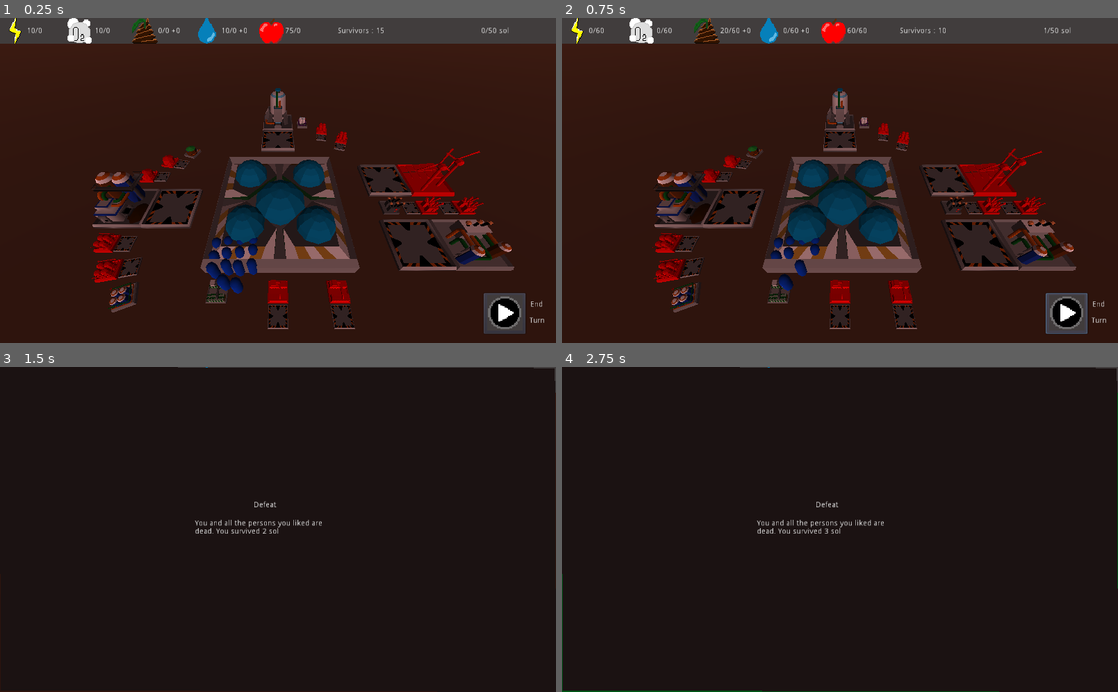
Above: before the commit, frames 1-4 (two rows, left to right).
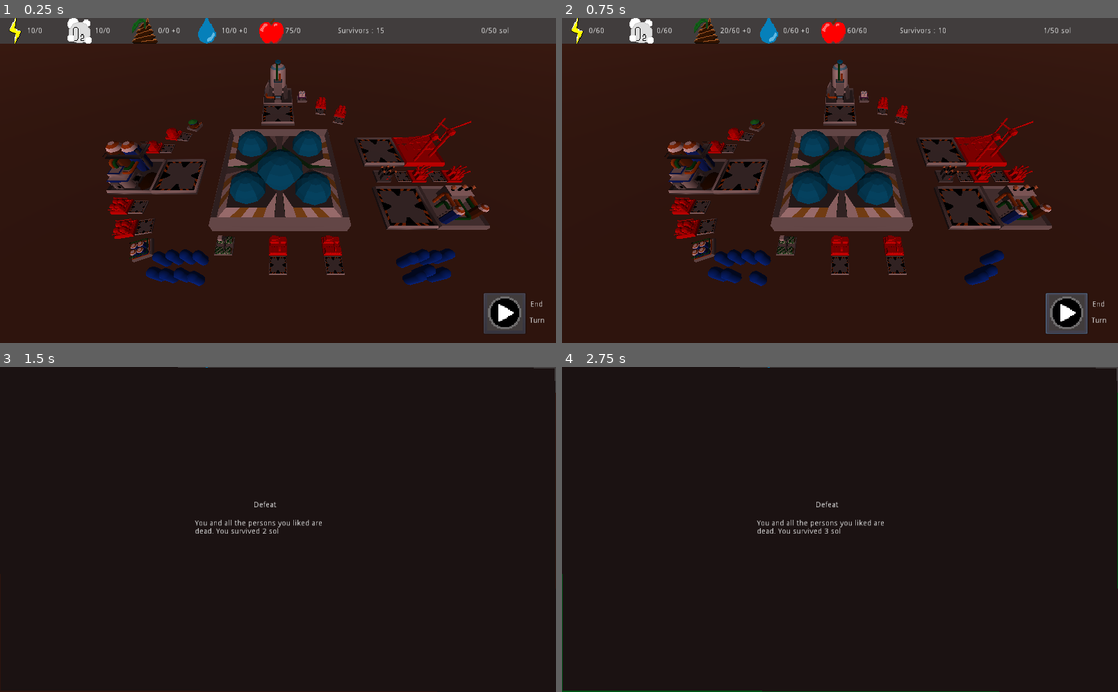
Above: after the commit, the same moments.

Repository: AngryCyboot/LD52
Game: Godot game, scene res://Scènes/Scene principale.tscn
The game is run twice, just before and just after one commit, with the same random seed, the same clock (stepped at 60 frames per second) and the same inputs.
Inputs (mouse positions are in pixels of both pictures, inside the frame that each line leads up to):
- Up to frame 1 (0.25 s): no input
- Up to frame 2 (0.75 s): click (1067, 313) at 0.5 s
- Up to frame 3 (1.5 s): tap Enter at 1.25 s; move the mouse to (400, 513) at 1.27 s; hold D from 1.28 s (still down); tap I at 1.35 s; click (400, 513) at 1.42 s
- Up to frame 4 (2.75 s): tap Space at 2 s; move the mouse to (728, 545) at 2.02 s; release D at 2.03 s; hold A from 2.03 s (still down); tap Tab at 2.1 s

The runs differ from the first frame. In frame 1, 21% of the frame differs, in the area x 16-93%, y 12-96%; in frame 2, 20%; in frame 3, less than 0.1%; in frame 4, less than 0.1%.

Commit message:
Change colons place
- colons moved
- Camera moved

Diff:
--- a/GodotFiles/Scènes/Scene principale.tscn
+++ b/GodotFiles/Scènes/Scene principale.tscn
@@ -11,7 +11,7 @@
 script = ExtResource( 3 )
 
 [node name="Camera" type="Camera" parent="."]
-transform = Transform( 1, 0, 0, 0, 0.668079, 0.74409, 0, -0.74409, 0.668079, 0, 21.672, 27.3269 )
+transform = Transform( 1, 0, 0, 0, 0.598408, 0.801191, 0, -0.801191, 0.598408, 0, 21.672, 29.8136 )
 fov = 81.5625
 script = ExtResource( 6 )
 
@@ -23,51 +23,52 @@
 light_energy = 0.56
 
 [node name="Survivors" type="Spatial" parent="."]
+transform = Transform( 1, 0, 0, 0, 1, 0, 0, 0, 1, -5.21373, 1.90735e-06, 3.45197 )
 
 [node name="Survivant" parent="Survivors" instance=ExtResource( 2 )]
-transform = Transform( 1, 0, 0, 0, 1, 0, 0, 0, 1, -2.60425, 0, 19.5884 )
+transform = Transform( 1, 0, 0, 0, 1, 0, 0, 0, 1, -2.60425, 0, 23.071 )
 
 [node name="Survivant2" parent="Survivors" instance=ExtResource( 2 )]
-transform = Transform( 1, 0, 0, 0, 1, 0, 0, 0, 1, -3.94114, 0, 21.1761 )
+transform = Transform( 1, 0, 0, 0, 1, 0, 0, 0, 1, 20.6667, 0, 21.1761 )
 
 [node name="Survivant3" parent="Survivors" instance=ExtResource( 2 )]
-transform = Transform( 1, 0, 0, 0, 1, 0, 0, 0, 1, -5.27109, 0, 18.6925 )
+transform = Transform( 1, 0, 0, 0, 1, 0, 0, 0, 1, -5.27109, 0, 21.127 )
 
 [node name="Survivant4" parent="Survivors" instance=ExtResource( 2 )]
-transform = Transform( 1, 0, 0, 0, 1, 0, 0, 0, 1, -6.48841, 0, 18.8778 )
+transform = Transform( 1, 0, 0, 0, 1, 0, 0, 0, 1, -6.48841, 0, 21.3076 )
 
 [node name="Survivant5" parent="Survivors" instance=ExtResource( 2 )]
-transform = Transform( 1, 0, 0, 0, 1, 0, 0, 0, 1, -2.64481, 0, 18.5911 )
+transform = Transform( 1, 0, 0, 0, 1, 0, 0, 0, 1, -2.64481, 0, 21.1941 )
 
 [node name="Survivant6" parent="Survivors" instance=ExtResource( 2 )]
-transform = Transform( 1, 0, 0, 0, 1, 0, 0, 0, 1, -3.94114, 0, 18.6698 )
+transform = Transform( 1, 0, 0, 0, 1, 0, 0, 0, 1, -3.94114, 0, 21.0996 )
 
 [node name="Survivant7" parent="Survivors" instance=ExtResource( 2 )]
-transform = Transform( 1, 0, 0, 0, 1, 0, 0, 0, 1, -5.27109, 0, 19.8991 )
+transform = Transform( 1, 0, 0, 0, 1, 0, 0, 0, 1, -5.27109, 0, 22.8295 )
 
 [node name="Survivant8" parent="Survivors" instance=ExtResource( 2 )]
-transform = Transform( 1, 0, 0, 0, 1, 0, 0, 0, 1, -6.42144, 0.0863113, 21.4324 )
+transform = Transform( 1, 0, 0, 0, 1, 0, 0, 0, 1, 18.1864, 0.0863113, 21.4324 )
 
 [node name="Survivant9" parent="Survivors" instance=ExtResource( 2 )]
-transform = Transform( 1, 0, 0, 0, 1, 0, 0, 0, 1, -3.94114, 0, 19.8203 )
+transform = Transform( 1, 0, 0, 0, 1, 0, 0, 0, 1, -3.94114, 0, 22.7774 )
 
 [node name="Survivant10" parent="Survivors" instance=ExtResource( 2 )]
-transform = Transform( 1, 0, 0, 0, 1, 0, 0, 0, 1, -4.65485, 0, 16.803 )
+transform = Transform( 1, 0, 0, 0, 1, 0, 0, 0, 1, 18.3282, 0, 22.9913 )
 
 [node name="Survivant11" parent="Survivors" instance=ExtResource( 2 )]
-transform = Transform( 1, 0, 0, 0, 1, 0, 0, 0, 1, -5.1309, 0, 21.086 )
+transform = Transform( 1, 0, 0, 0, 1, 0, 0, 0, 1, 19.516, 0, 21.086 )
 
 [node name="Survivant12" parent="Survivors" instance=ExtResource( 2 )]
-transform = Transform( 1, 0, 0, 0, 1, 0, 0, 0, 1, -5.19895, 0, 22.4949 )
+transform = Transform( 1, 0, 0, 0, 1, 0, 0, 0, 1, 19.4088, 0, 22.4949 )
 
 [node name="Survivant13" parent="Survivors" instance=ExtResource( 2 )]
-transform = Transform( 1, 0, 0, 0, 1, 0, 0, 0, 1, -6.48841, 0, 20.2371 )
+transform = Transform( 1, 0, 0, 0, 1, 0, 0, 0, 1, -6.48841, 0, 22.6942 )
 
 [node name="Survivant14" parent="Survivors" instance=ExtResource( 2 )]
-transform = Transform( 1, 0, 0, 0, 1, 0, 0, 0, 1, -2.60425, 0, 21.0333 )
+transform = Transform( 1, 0, 0, 0, 1, 0, 0, 0, 1, 22.0035, 0, 21.0333 )
 
 [node name="Survivant15" parent="Survivors" instance=ExtResource( 2 )]
-transform = Transform( 1, 0, 0, 0, 1, 0, 0, 0, 1, -3.94114, 0, 22.749 )
+transform = Transform( 1, 0, 0, 0, 1, 0, 0, 0, 1, 20.6667, 0, 22.749 )
 
 [node name="Base" parent="." instance=ExtResource( 1 )]
 
